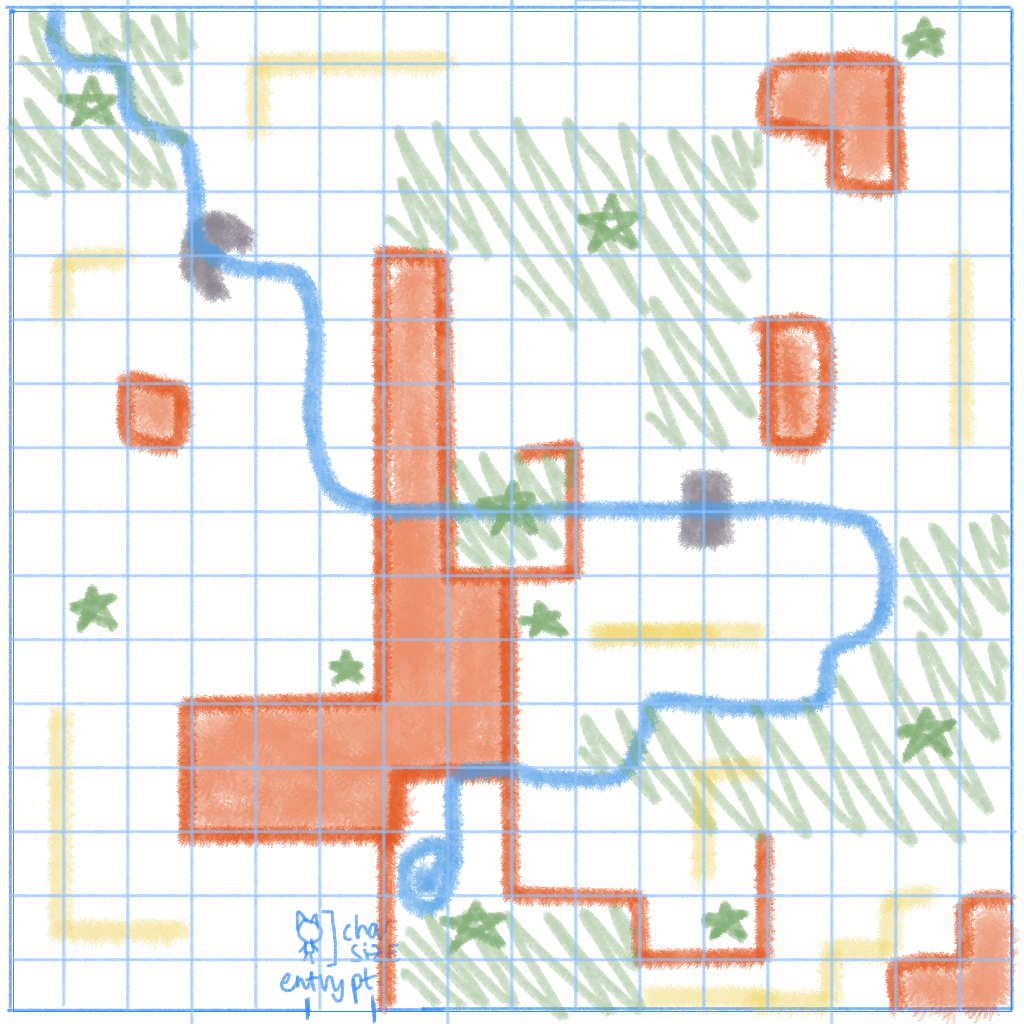
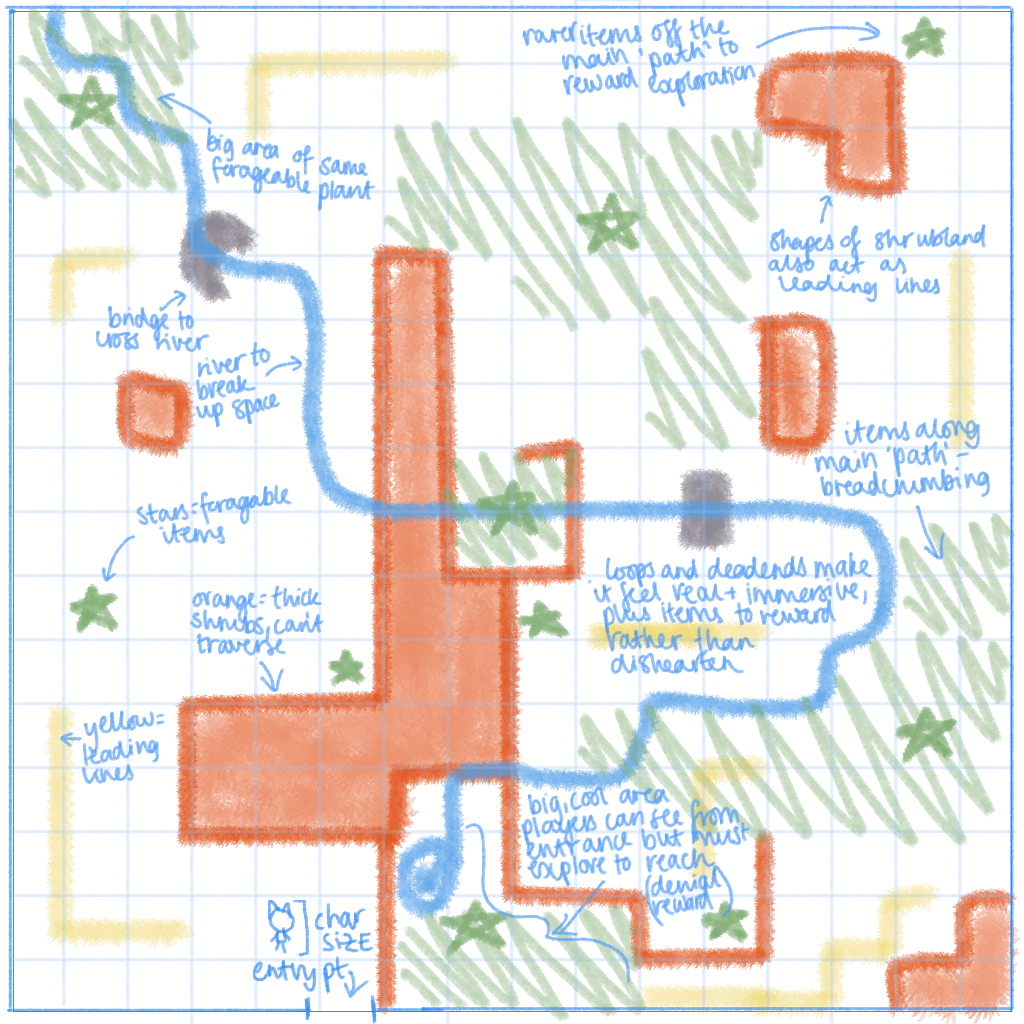
Layer changes from the first 1024x1024 image to the second:
moved "notes" above "grid", painted on it over [6, 5, 1014, 1024]
"grid": opacity 100% → 42% over [6, 0, 1018, 1024]
